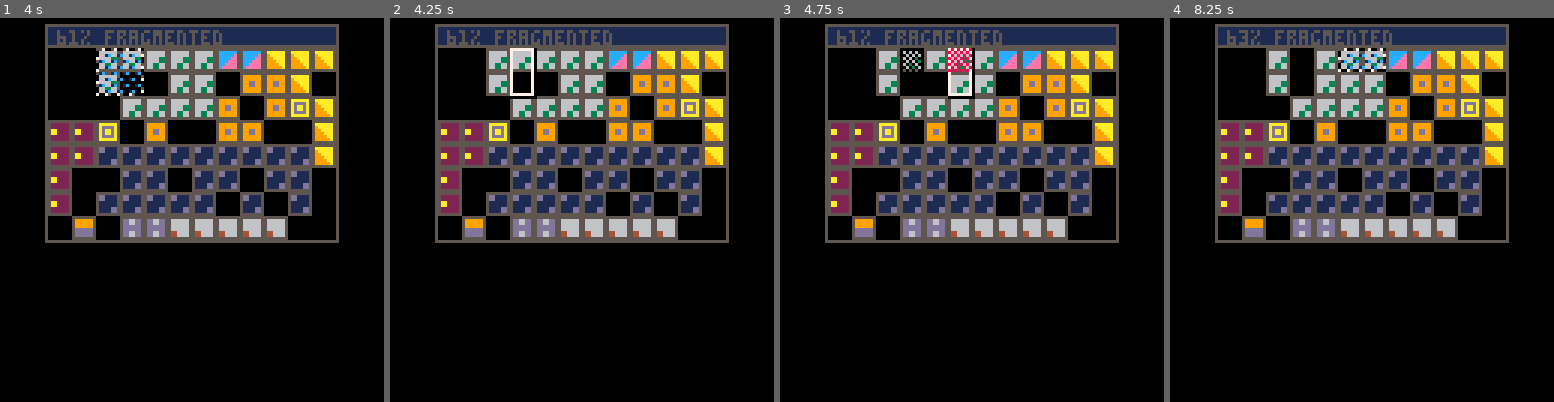
Above: before the commit, frames 1-4 (left to right).
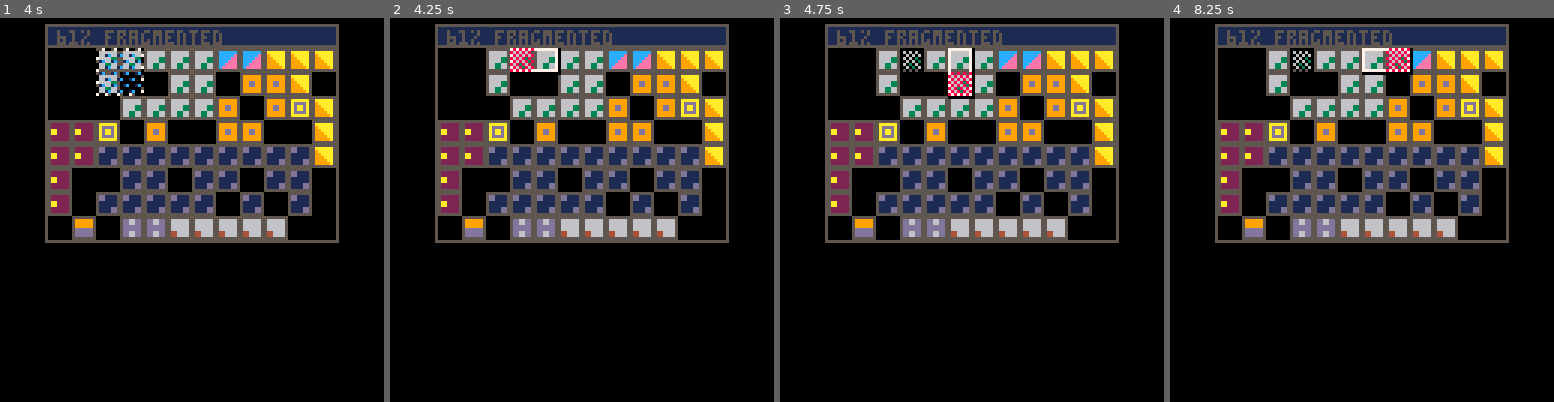
Above: after the commit, the same moments.

Repository: lkingsford/pico8-projects
Game: PICO-8 cartridge defrag.p8
Two runs of this game, one before a commit and one after it. Both use one fixed random seed, a clock stepped at 60 frames per second and the inputs below.
Inputs:
- Up to frame 1 (4 s): tap X (X key) at 0.33, 1.07, 1.85, 2.97 s; tap O (Z key) at 0.7, 1.7, 2.1, 2.5, 2.9, 3.3, 3.7 s; hold Right 1.6-2.1 s; hold Up 2.15-2.42 s; hold Right 2.47-3.03 s; hold Left 3.08-3.58 s; hold Down 3.63-3.97 s
- Up to frame 2 (4.25 s): hold Right from 4.02 s (still down); tap X (X key) at 4.08 s; tap O (Z key) at 4.1 s
- Up to frame 3 (4.75 s): tap O (Z key) at 4.5 s; release Right at 4.68 s; hold Up from 4.73 s (still down)
- Up to frame 4 (8.25 s): tap O (Z key) every 0.4 s from 4.9 to 8.1 s; release Up at 5.03 s; hold Left 5.08-5.68 s; tap X (X key) at 5.2, 6.32, 7.43 s; hold Down 5.73-6.03 s; hold Right 6.08-6.58 s; hold Right 6.63-7.13 s; hold Up 7.18-7.45 s; hold Right 7.5-8.07 s; hold Left from 8.12 s (still down)

Frame 1 is identical in both runs. In frame 2, 0.6% of the frame differs, in the area x 31-45%, y 7-22%; in frame 3, 0.4%; in frame 4, 1.4%, in the area x 18-64%, y 3-21%.

Commit message:
Rotation mostly works

Diff:
--- a/defrag.p8
+++ b/defrag.p8
@@ -122,6 +121,32 @@
 		if (mv_rot % 2 == 1) d = {wh_csr[2], wh_csr[1]}
 	 mv_csr[1]=min(max(0, mv_csr[1]), w-d[1])
 	 mv_csr[2]=min(max(0, mv_csr[2]), h-d[2])
+		if o then
+			--rotate
+			if d[1]>h or d[2]>w then
+				sfx(0)
+				fail_flash=1
+				fail_flash_rect={mv_csr[1]*8,mv_csr[2]*8,mv_csr[1]*8+d[1]*8,mv_csr[2]*8+d[2]*8}
+				return
+			end
+			mv_rot += 1
+			mv_rot %= 4
+		 sfx(3)
+			for _y=0,h do
+			 --stop abusing map memory, maybe one day you won't have any left
+				memset(0x2040+y*128,0,32)
+			end
+			cls()
+			for _x=0,d[1]-1 do for _y=0,d[2]-1 do
+			 mset(_y+64,_x,mget(d[1]-_x+31,_y))
+			end end
+			for _y=0,h do
+				memset(0x2020+y*128,0,32)
+			end
+			for _y=0,h do
+				memcpy(0x2020+_y*128,0x2040+_y*128,d[2])
+			end
+		end
 		if x then
 		 if mv_rot==0 and mv_csr[1]==xy_csr[1] and mv_csr[2]==xy_csr[2] then
 				--aborted
@@ -192,8 +216,7 @@
 	if mode==2 then
 	 local d = wh_csr
 		if (mv_rot % 2 == 1) d = {wh_csr[2], wh_csr[1]}
-		camera(192+(w*4)-mv_csr[1]*8,-10-mv_csr[2]*8)
-		map(0,0)
+		map(32,0,mv_csr[1]*8,mv_csr[2]*8,d[1],d[2])
 		camera(-64+(w*4),-10)
 		rect(mv_csr[1]*8,mv_csr[2]*8,mv_csr[1]*8+d[1]*8,mv_csr[2]*8+d[2]*8,0)
 		rect(mv_csr[1]*8,mv_csr[2]*8,mv_csr[1]*8+d[1]*8-1,mv_csr[2]*8+d[2]*8-1,7)
Not shown, changed: the sound effects (__sfx__) section of defrag.p8
